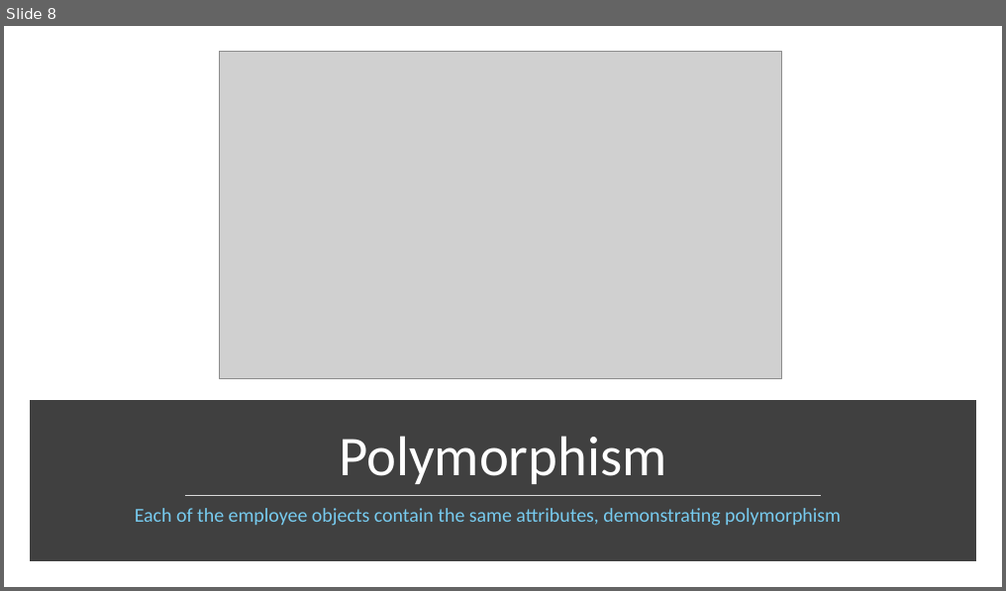
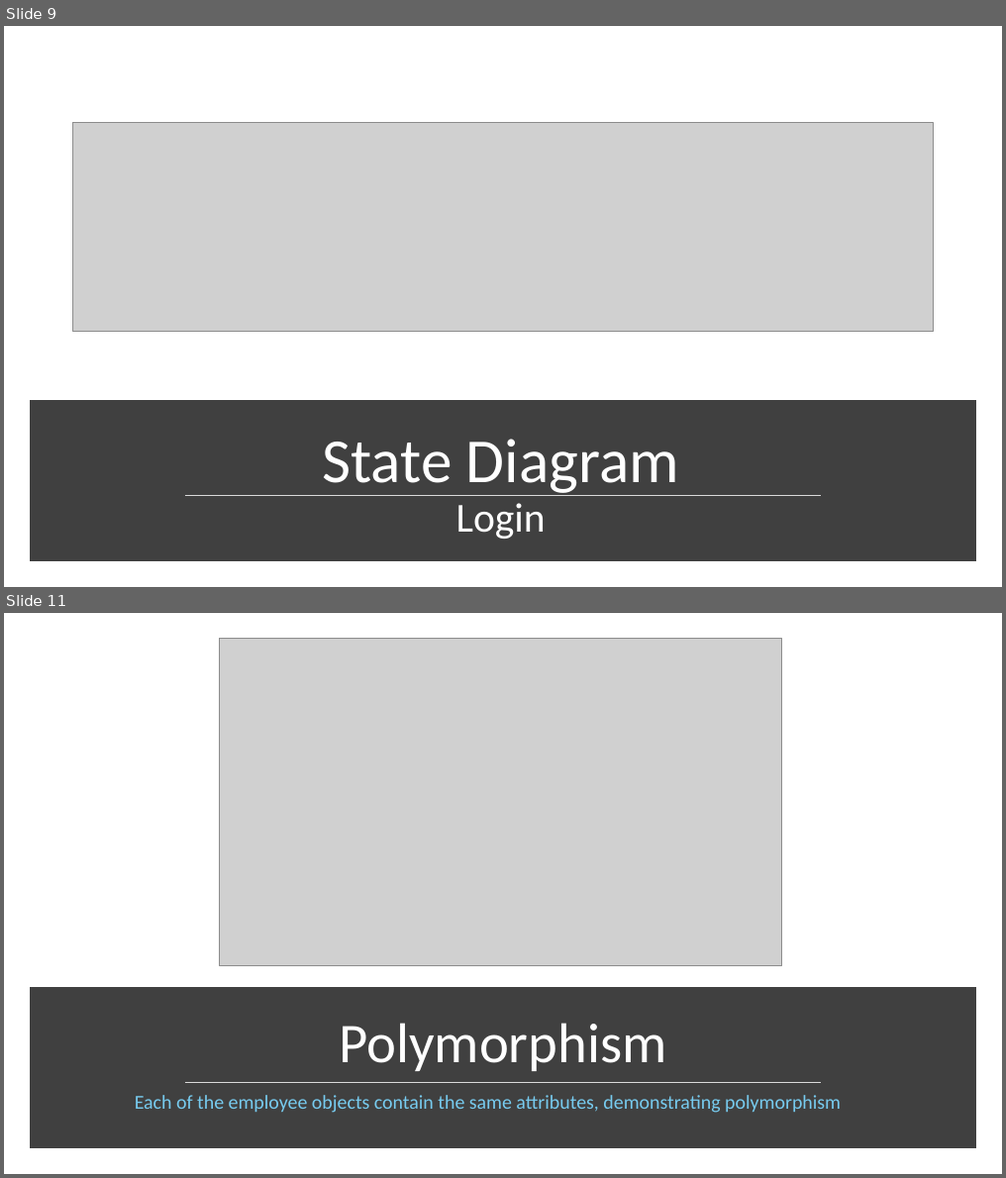
Before and after one commit to wd7792kd/ics370, a slide deck: Project Elaboration P3.pptx. Shown one above the other, each under a label of ours: slide 8 before the commit, slides 9 and 11 after it; the slides between them are not shown. The pictures are 1006x591 and 1006x1178 pixels, drawn with LibreOffice and Linux fonts; fonts in the diff are those of the drawing; grey boxes stand for pictures. Boxes give left, top, right and bottom in pixels: in the first picture for what was removed or moved away, otherwise in the second. Text is boxed around its words. In the diff, an @@ line names an element or a change of style, - is before the commit and + after.

```diff
--- a/Project Elaboration P3.pptx
+++ b/Project Elaboration P3.pptx
@@ slide 9 added at bbox=[4, 26, 1002, 587], background #FFFFFF @@
@@ picture added at bbox=[73, 123, 934, 332] @@
@@ rectangle added at bbox=[35, 405, 971, 557], fill #404040, outline #404040 10 pt @@
@@ title added at bbox=[322, 439, 679, 539], 60.3 pt, text #FFFFFF @@
+State Diagram
+Login
@@ line added from (185, 496) to (822, 496), #D9D9D9 1.75 pt @@
@@ what was slide 8 is now slide 11 @@
```
Also in this commit, not shown: 2 other slides added.
